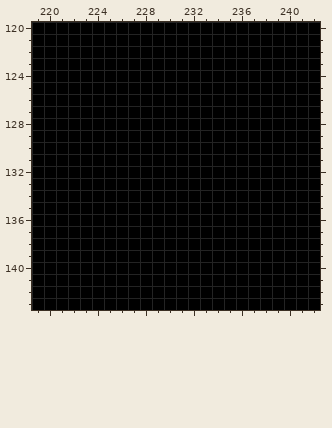
Pixel-art file: assets/doodles.ase. The first picture shows the starting point.
589x574 pixels, 1 frame. Shown: x 219..242, y 120..143. The commit also changed other parts of the picture, which this record leaves out.
Once edited:
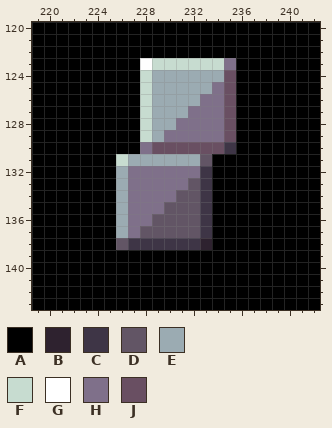
Palette (. is transparent): A #000000  B #2e222f  C #3e3546  D #625565  E #9babb2  F #c7dcd0  G #ffffff  H #7f708a  J #694f62
Change:
Layer "Layer":
Colour B replaces colour A in row 138 at x 233.
Colour C replaces colour A in row 130 at x 235; in rows 132 to 137 at x 233; in row 138 at x 227 to 232.
Colour D replaces colour A in row 131 at x 233; in row 133 at x 232; in row 134 at x 231 to 232; in row 135 at x 230 to 232; in row 136 at x 229 to 232; in row 137 at x 228 to 232.
Colour D replaces colour A in row 138 at x 226.
Colour E replaces colour A in row 124 at x 229 to 234; in row 125 at x 229 to 233; in row 126 at x 229 to 232; in row 127 at x 229 to 231; in row 128 at x 229 to 230; in row 129 at x 229.
Colour E replaces colour A in row 131 at x 227 to 232; in rows 132 to 137 at x 226.
Colour F replaces colour A in row 123 at x 229 to 234; in rows 124 to 129 at x 228; in row 131 at x 226.
Colour G replaces colour A in row 123 at x 228.
Colour H replaces colour A in row 123 at x 235; in row 125 at x 234; in row 126 at x 233 to 234; in row 127 at x 232 to 234; in row 128 at x 231 to 234; in row 129 at x 230 to 234.
Colour H replaces colour A in row 130 at x 228; in row 132 at x 227 to 232; in row 133 at x 227 to 231; in row 134 at x 227 to 230; in row 135 at x 227 to 229; in row 136 at x 227 to 228.
Colour H replaces colour A in row 137 at x 227.
Colour J replaces colour A in rows 124 to 129 at x 235; in row 130 at x 229 to 234.
Boxes around the changes in both pictures, in picture pixels (x1, y1, x2, y2):
changed: (116, 58, 236, 250)
